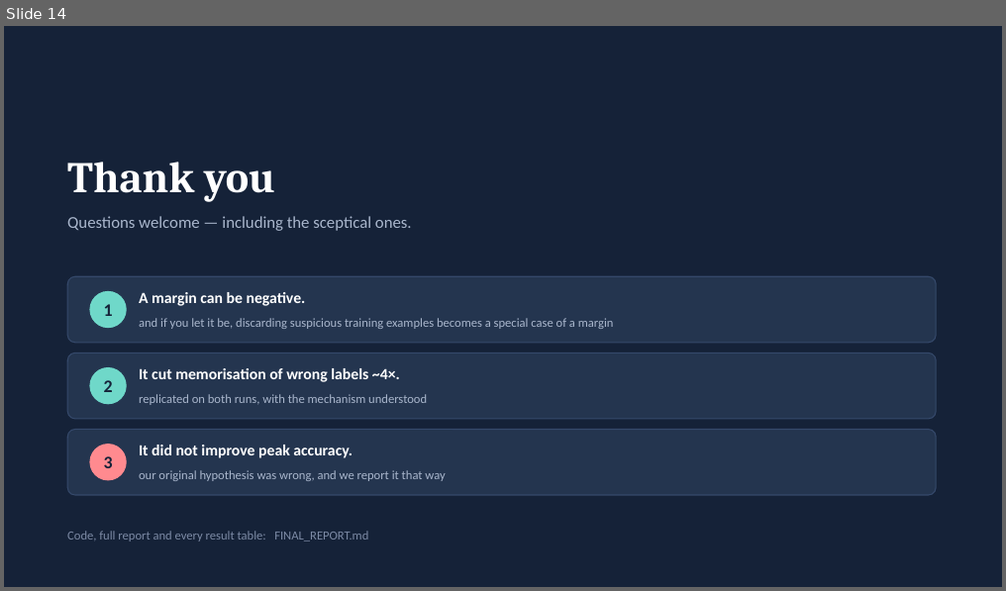
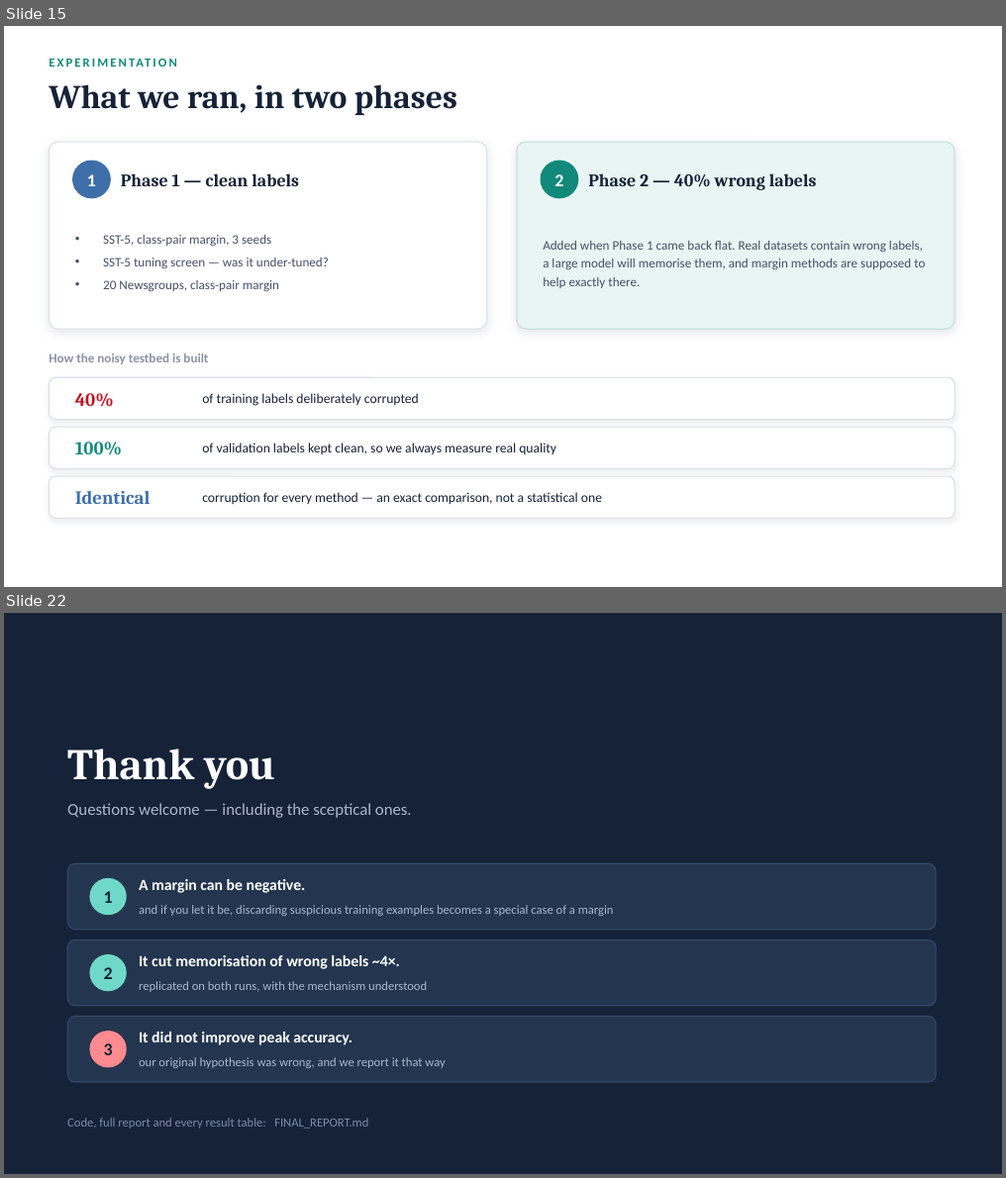
Before and after one commit to haitomnsg/softmaxResearch, a slide deck: presentation/GAM-Softmax-Presentation.pptx. Shown one above the other, each under a label of ours: slide 14 before the commit, slides 15 and 22 after it; the slides between them are not shown. The pictures are 1006x591 and 1006x1178 pixels, drawn with LibreOffice and Linux fonts; fonts in the diff are those of the drawing. Boxes give left, top, right and bottom in pixels: in the first picture for what was removed or moved away, otherwise in the second. Text is boxed around its words. In the diff, an @@ line names an element or a change of style, - is before the commit and + after.

```diff
--- a/presentation/GAM-Softmax-Presentation.pptx
+++ b/presentation/GAM-Softmax-Presentation.pptx
@@ slide 15 added at bbox=[4, 26, 1002, 587], background #FFFFFF @@
@@ text added at bbox=[49, 52, 954, 73], 12 pt, text #12897B, bold @@
+EXPERIMENTATION
@@ text added at bbox=[49, 84, 457, 115], 32 pt, text #152238, bold @@
+What we ran, in two phases
@@ rounded rectangle added at bbox=[49, 142, 487, 329], fill #FFFFFF, outline #D8E0EA 1 pt @@
@@ rounded rectangle added at bbox=[517, 142, 954, 329], fill #E9F5F3, outline #BFE0DA 1 pt @@
@@ ellipse added at bbox=[73, 161, 110, 198], fill #3E6FA8, outline #3E6FA8 1 pt @@
@@ text added at bbox=[121, 174, 299, 186], 17 pt, text #152238, bold @@
+Phase 1 — clean labels
@@ ellipse added at bbox=[541, 161, 578, 198], fill #12897B, outline #12897B 1 pt @@
@@ text added at bbox=[588, 174, 817, 190], 17 pt, text #152238, bold @@
+Phase 2 — 40% wrong labels
@@ text added at bbox=[87, 174, 96, 186], 17 pt, text #FFFFFF, bold @@
+1
@@ text added at bbox=[554, 174, 563, 186], 17 pt, text #FFFFFF, bold @@
+2
@@ text added at bbox=[103, 235, 329, 292], 12.5 pt, text #44506A @@
+• SST-5, class-pair margin, 3 seeds
+• SST-5 tuning screen — was it under-tuned?
+• 20 Newsgroups, class-pair margin
@@ text added at bbox=[543, 241, 925, 288], 12.5 pt, text #44506A @@
+Added when Phase 1 came back flat. Real datasets contain wrong labels, a large model will memorise them, and margin methods are supposed to help exactly there.
@@ text added at bbox=[49, 354, 208, 365], 12.5 pt, text #8A93A6, bold @@
+How the noisy testbed is built
@@ rounded rectangle added at bbox=[49, 377, 954, 420], fill #FFFFFF, outline #D8E0EA 1 pt @@
@@ text added at bbox=[75, 393, 114, 407], 18 pt, text #C1121F, bold @@
+40%
@@ text added at bbox=[202, 393, 419, 406], 13 pt, text #152238 @@
+of training labels deliberately corrupted
@@ rounded rectangle added at bbox=[49, 427, 954, 470], fill #FFFFFF, outline #D8E0EA 1 pt @@
@@ text added at bbox=[75, 442, 122, 456], 18 pt, text #12897B, bold @@
+100%
@@ text added at bbox=[202, 443, 556, 456], 13 pt, text #152238 @@
+of validation labels kept clean, so we always measure real quality
@@ rounded rectangle added at bbox=[49, 476, 954, 519], fill #FFFFFF, outline #D8E0EA 1 pt @@
@@ text added at bbox=[75, 491, 151, 504], 18 pt, text #3E6FA8, bold @@
+Identical
@@ text added at bbox=[202, 492, 602, 505], 13 pt, text #152238 @@
+corruption for every method — an exact comparison, not a statistical one
@@ what was slide 14 is now slide 22 @@
```
Also in this commit, not shown: 11 slides changed, 8 other slides added, 1 slide removed, 1 other file.
